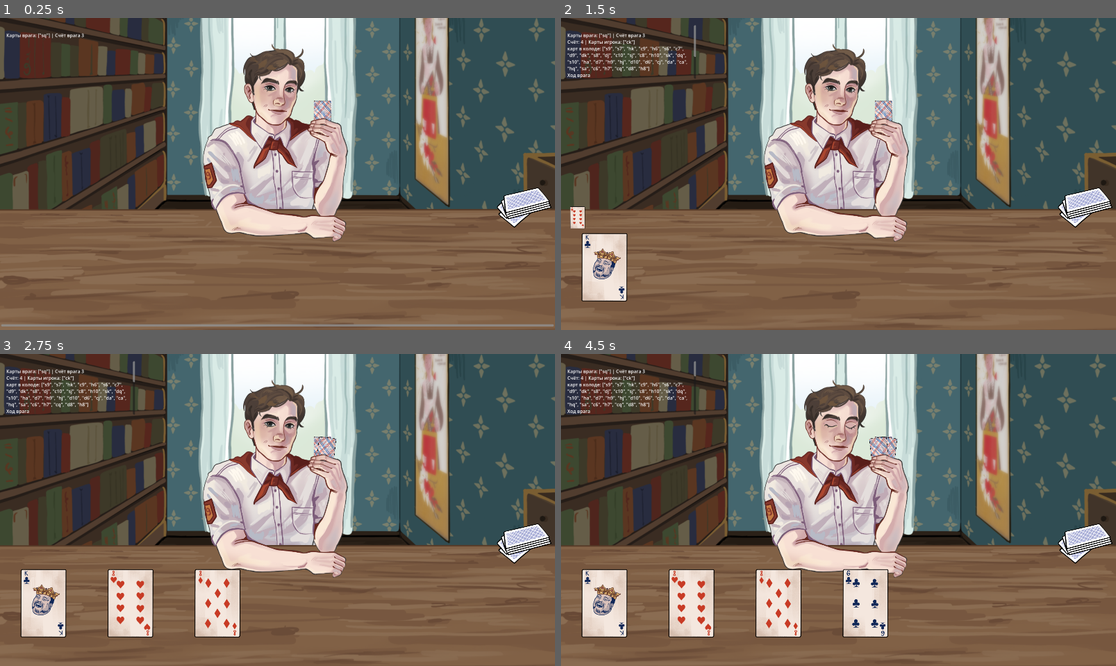
Above: before the commit, frames 1-4 (two rows, left to right).
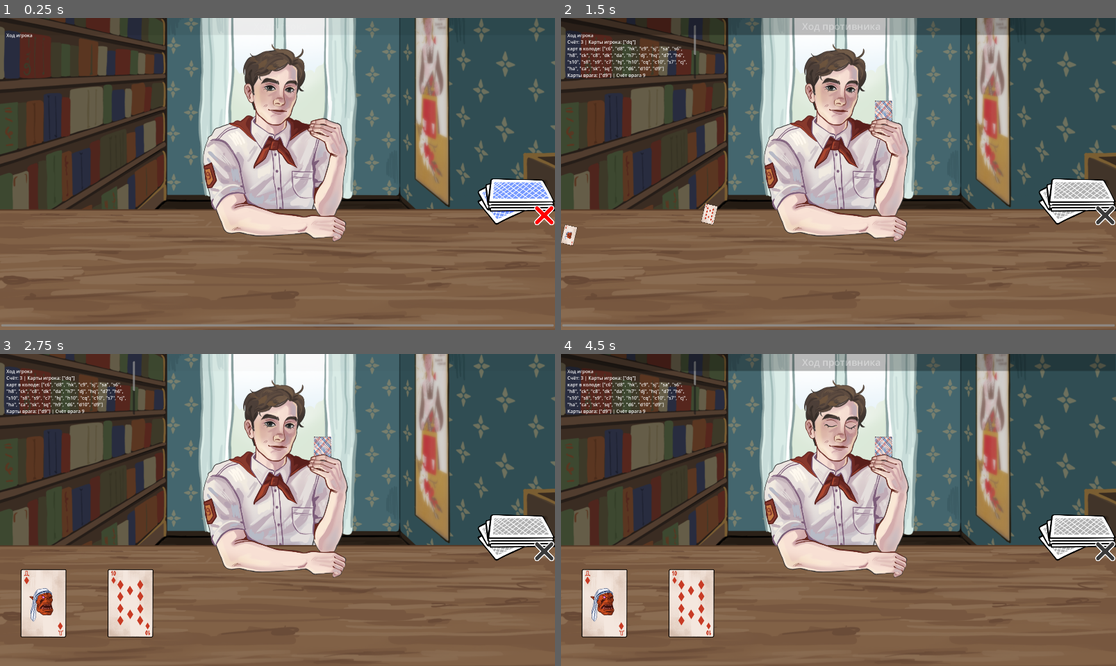
Above: after the commit, the same moments.

Repository: uksu5/cardgamegodot
Game: Godot game, scene res://main_scene.tscn
Two runs of this game, one before a commit and one after it. Both use one fixed random seed, a clock stepped at 60 frames per second and the inputs below.
Inputs (mouse positions are in pixels of both pictures, inside the frame that each line leads up to; where the layout moved, square brackets give the same spot in the first picture):
- Up to frame 1 (0.25 s): no input
- Up to frame 2 (1.5 s): click (1082, 205) at 0.52 s; click (1077, 198) [1082, 205] at 1.25 s
- Up to frame 3 (2.75 s): click (521, 541) at 2.02 s
- Up to frame 4 (4.5 s): click (1104, 550) [1082, 541] at 3.5 s

The runs differ from the first frame. In frame 1, 1.8% of the frame differs, in the area x 1-100%, y 4-68%; in frame 2, 8.0%; in frame 3, 4.8%; in frame 4, 9.6%, in the area x 0-100%, y 0-91%.

Commit message:
turn bar, skip turn button, minor improvements

Diff:
--- /dev/null
+++ b/DeckButtonsScript.gd
@@ -0,0 +1,23 @@
+extends Node
+@onready var cards_controller = $"../CardController"
+
+func _ready() -> void:
+	var mat = ShaderMaterial.new()
+	mat.shader = preload("res://shaders/grayscale.gdshader")
+	for button in get_children():
+		button.material = mat
+
+func _process(delta: float):
+	if cards_controller.current_turn == "player":
+		disable_buttons(false)
+	else:
+		disable_buttons(true)
+
+
+func disable_buttons(bool):
+	for button in get_children():
+		button.disabled = bool
+		if bool:
+			button.material.set_shader_parameter("saturation", 0.0)
+		else:
+			button.material.set_shader_parameter("saturation", 7.0)
--- /dev/null
+++ b/EndScreen.tscn
@@ -0,0 +1,27 @@
+[gd_scene format=3 uid="uid://dwp8c2dv63nw8"]
+
+[ext_resource type="Texture2D" uid="uid://dcdbbny1d60jj" path="res://Sprites/banners/win_banner.PNG" id="1_ekb8w"]
+
+[node name="Control" type="Control" unique_id=1706940044]
+layout_mode = 3
+anchors_preset = 15
+anchor_right = 1.0
+anchor_bottom = 1.0
+grow_horizontal = 2
+grow_vertical = 2
+
+[node name="CanvasLayer" type="CanvasLayer" parent="." unique_id=1953474717]
+
+[node name="ColorRect" type="ColorRect" parent="CanvasLayer" unique_id=1302544628]
+offset_right = 40.0
+offset_bottom = 40.0
+scale = Vector2(48.06748, 27.093596)
+color = Color(0, 0, 0, 0.42745098)
+
+[node name="TextureRect" type="TextureRect" parent="CanvasLayer" unique_id=1816457500]
+offset_left = 448.99997
+offset_top = 89.0
+offset_right = 1755.0
+offset_bottom = 779.0
+scale = Vector2(0.7443923, 0.7443923)
+texture = ExtResource("1_ekb8w")
--- a/Scripts/Cards/CardController_Script.gd
+++ b/Scripts/Cards/CardController_Script.gd
@@ -7,8 +7,9 @@
 var cards_deck = BaseCards.CARDS_DECK52.duplicate()
 @onready var logging_box = $"../Log label"
 @onready var hbox_container = $"../CardsContainer/HBoxContainer"
-@onready var give_card_button_script = $"../Give card button"
+@onready var give_card_button_script = $"../Deck Buttons/CardsDeckButton"
 @onready var enemy_cards_container = $"../EnemyCardsContainer"
+@onready var turn_banner = $"../Turn Banner"
 
 var enemy_cards:= []
 var enemy_score := 0
@@ -18,6 +19,20 @@
 
 enum Actions {HIT, STAND}
 enum Turn {PLAYER, ENEMY}
+
+var last_player_action = ""
+var last_enemy_action = ""
+
+var current_turn = ""
+
+func _process(delta):
+	if player_score == 21 and enemy_score != 21:
+		print("победа игрока")
+	elif player_score and enemy_score == 21:
+		print("ничья")
+	elif enemy_score == 21 and player_score != 21:
+		print("победа врага")
+
 
 func _ready():
 	cards_deck.shuffle()
@@ -32,7 +47,8 @@
 		Turn.PLAYER: player_turn()
 
 func enemy_turn():
-
+	current_turn = "enemy"
+	turn_banner.fade_in_out("enemy")
 	if len(enemy_cards) == 0:
 		take_card_enemy()
 		return
@@ -98,6 +114,8 @@
 	return sim_enemy_score > sim_player_score
 
 func player_turn():
+	current_turn = "player"
+	turn_banner.fade_in_out("player")
 	logging_box.add_log("Ход игрока")
 
 # ШТУЧКИ
@@ -112,10 +130,12 @@
 	enemy_score = get_score(enemy_cards)
 	logging_box.add_log("Карты врага: " + str(enemy_cards) + " | Счёт врага " + str(enemy_score))
 	add_enemy_card_on_screen()
+	last_enemy_action = "hit"
+	player_turn()
 
 func stand_enemy():
+	last_enemy_action = "stand"
 	player_turn()
-
 
 func take_card_player():
 	if cards_deck:
@@ -125,34 +145,18 @@
 		logging_box.add_log("Счёт: " + str(player_score) + " | Карты игрока: " + str(player_cards))
 		logging_box.add_log("карт в колоде: " + str(cards_deck))
 		add_card_on_screen(card)
+		last_player_action = "hit"
 		enemy_turn()
 	else:
 		print("колода пуста")
 
+func stand_player():
+	logging_box.add_log("Игрок пропустил ход")
+	last_player_action = "stand"
+	enemy_turn()
 
 func add_card_on_screen(card):
-	var card_sprite = TextureRect.new()
-	# загрузка текстуры
-	var tex_path = "res://sprites/cards/" + card + ".png"
-	card_sprite.texture = load(tex_path)
-
-	card_sprite.custom_minimum_size = Vector2(297, 497)
-	card_sprite.expand_mode = TextureRect.EXPAND_IGNORE_SIZE
-	card_sprite.stretch_mode = TextureRect.STRETCH_KEEP_ASPECT_CENTERED
-
-	# добавление во временного родителя для анимации
-	give_card_button_script.add_child(card_sprite)
-
-	card_sprite.global_position = Vector2(100, 500)
-
-	var tween = create_tween()
-	tween.tween_property(card_sprite, "global_position", hbox_container.global_position, 0.5)\
-		.set_trans(Tween.TRANS_QUINT).set_ease(Tween.EASE_OUT)
-
-	await tween.finished
-
-	give_card_button_script.remove_child(card_sprite)
-	hbox_container.add_child(card_sprite)
+	give_card_button_script.add_card_on_screen(card)
 
 func add_enemy_card_on_screen():
 	enemy_cards_container.add_enemy_card_on_screen()
--- a/Scripts/CardsDeckButton.gd
+++ b/Scripts/CardsDeckButton.gd
@@ -1,12 +1,41 @@
 extends TextureButton
 
-@onready var CardController = $"../Enemy Card Control"
-@onready var hbox_container = $"../CardsContainer/HBoxContainer"
+@onready var CardController = $"../../CardController"
+@onready var hbox_container = $"../../CardsContainer/HBoxContainer"
 @onready var logging_box = $"../Log label"
 
 func _ready():
-	pass
+	#BitMap - класс хранящий монохромные изображения, здесь используется для создания маски
 
+	var texture = texture_normal.get_image()
+	var bitmap = BitMap.new()
+	# все что прозрачнее 0.5 - игнорируется
+	bitmap.create_from_image_alpha(texture, 0.5)
+	texture_click_mask = bitmap
 func _on_button_down():
 	CardController.take_card_player()
-# Появление карты на экране
+
+
+func add_card_on_screen(card):
+	var card_sprite = TextureRect.new()
+	# загрузка текстуры
+	var tex_path = "res://sprites/cards/" + card + ".png"
+	card_sprite.texture = load(tex_path)
+
+	card_sprite.custom_minimum_size = Vector2(297, 497)
+	card_sprite.expand_mode = TextureRect.EXPAND_IGNORE_SIZE
+	card_sprite.stretch_mode = TextureRect.STRETCH_KEEP_ASPECT_CENTERED
+
+	# добавление во временного родителя для анимации
+	add_child(card_sprite)
+
+	card_sprite.global_position = global_position
+
+	var tween = create_tween()
+	tween.tween_property(card_sprite, "global_position", hbox_container.global_position, 1.0)\
+		.set_trans(Tween.TRANS_QUINT).set_ease(Tween.EASE_OUT)
+
+	await tween.finished
+
+	remove_child(card_sprite)
+	hbox_container.add_child(card_sprite)
--- a/Scripts/LogLabel_Script.gd
+++ b/Scripts/LogLabel_Script.gd
@@ -1,5 +1,4 @@
 extends RichTextLabel
-
 
 func add_log(text):
 	newline()
--- /dev/null
+++ b/main_scene.gd
@@ -0,0 +1,6 @@
+extends Node2D
+
+var end_screen = preload("res://EndScreen.tscn").instantiate()
+
+#func _ready():
+#	add_child(end_screen)
--- a/main_scene.tscn
+++ b/main_scene.tscn
@@ -1,6 +1,7 @@
 [gd_scene format=3 uid="uid://cq58ty4uatjvv"]
 
 [ext_resource type="Texture2D" uid="uid://backhm4mlixux" path="res://Sprites/bg/Background.PNG" id="1_0f027"]
+[ext_resource type="Script" uid="uid://crb42a1chb025" path="res://main_scene.gd" id="1_mo76n"]
 [ext_resource type="Texture2D" uid="uid://dqq7lrhsvyeha" path="res://Sprites/bg/table.PNG" id="2_2c62f"]
 [ext_resource type="Texture2D" uid="uid://dnw58hcr031ij" path="res://Sprites/bratishnik/blinking_bratishkin1.PNG" id="3_8mm7a"]
 [ext_resource type="Texture2D" uid="uid://d38gdbwbdfv35" path="res://Sprites/bratishnik/blinking_bratishkin2.PNG" id="4_hq1ik"]
@@ -10,8 +11,12 @@
 [ext_resource type="Texture2D" uid="uid://m2xpgqm2fc5l" path="res://Sprites/Buttons/card_deck.PNG" id="8_7ycvg"]
 [ext_resource type="Texture2D" uid="uid://cy12i1xefqscf" path="res://Sprites/bratishnik/IMG_1828.PNG" id="10_qwutr"]
 [ext_resource type="Script" uid="uid://ci2gwmpupj34y" path="res://Scripts/CardsDeckButton.gd" id="10_wr18j"]
+[ext_resource type="Texture2D" uid="uid://dk7lc805urhjp" path="res://Sprites/Buttons/Stand_Button.PNG" id="11_42l1d"]
 [ext_resource type="Script" uid="uid://40vfowku2xup" path="res://Scripts/LogLabel_Script.gd" id="11_qwutr"]
+[ext_resource type="Script" uid="uid://bh1767cbwd4pn" path="res://stand_button_script.gd" id="12_2jcla"]
 [ext_resource type="Script" uid="uid://imnpr0epogpf" path="res://Scripts/Cards/EnemyCardsController_Script.gd" id="13_mo76n"]
+[ext_resource type="Script" uid="uid://chvsmephhss8r" path="res://DeckButtonsScript.gd" id="13_u0ygc"]
+[ext_resource type="Script" uid="uid://de854o1rr2xnr" path="res://turn_banner_script.gd" id="16_m35m6"]
 
 [sub_resource type="SpriteFrames" id="SpriteFrames_66tet"]
 animations = [{
@@ -38,7 +43,13 @@
 "speed": 5.0
 }]
 
+[sub_resource type="LabelSettings" id="LabelSettings_m35m6"]
+font_size = 33
+shadow_size = 5
+shadow_offset = Vector2(1.22, 1)
+
 [node name="main_scene" type="Node2D" unique_id=474606885]
+script = ExtResource("1_mo76n")
 
 [node name="BG" type="Sprite2D" parent="." unique_id=1293303914]
 position = Vector2(960, 540)
@@ -79,20 +90,8 @@
 layout_mode = 2
 accessibility_name = "HBoxContainer"
 
-[node name="Enemy Card Control" type="Node" parent="." unique_id=1321705652]
+[node name="CardController" type="Node" parent="." unique_id=1321705652]
 script = ExtResource("7_671wp")
-
-[node name="Give card button" type="TextureButton" parent="." unique_id=1172749135]
-offset_left = 1680.517
-offset_top = 525.0
-offset_right = 2494.8494
-offset_bottom = 1316.8312
-scale = Vector2(0.32177934, 0.32177934)
-tooltip_text = "Взять карту"
-button_mask = 3
-texture_normal = ExtResource("8_7ycvg")
-stretch_mode = 3
-script = ExtResource("10_wr18j")
 
 [node name="EnemyHand" type="Sprite2D" parent="." unique_id=653452926]
 z_index = 1
@@ -120,4 +119,63 @@
 script = ExtResource("13_mo76n")
 spacing_x = 9.0
 
-[connection signal="button_down" from="Give card button" to="Give card button" method="_on_button_down"]
+[node name="Turn Banner" type="Control" parent="." unique_id=53663337]
+layout_mode = 3
+anchors_preset = 10
+anchor_right = 1.0
+grow_horizontal = 2
+script = ExtResource("16_m35m6")
+transparency = 0.4
+interval = 0.2
+
+[node name="Black Transparent Line" type="ColorRect" parent="Turn Banner" unique_id=1570797696]
+layout_mode = 0
+offset_left = -1.0
+offset_top = -1.0
+offset_right = 1919.0
+offset_bottom = 59.0
+color = Color(0, 0, 0, 0.7137255)
+
+[node name="Turn Label" type="Label" parent="Turn Banner" unique_id=106157162]
+layout_mode = 0
+offset_left = 794.0
+offset_top = 5.0
+offset_right = 1147.0
+offset_bottom = 51.0
+text = "Ход игрока"
+label_settings = SubResource("LabelSettings_m35m6")
+horizontal_alignment = 1
+clip_text = true
+
+[node name="Deck Buttons" type="Node" parent="." unique_id=2105797692]
+script = ExtResource("13_u0ygc")
+
+[node name="CardsDeckButton" type="TextureButton" parent="Deck Buttons" unique_id=1172749135]
+offset_left = 1650.0001
+offset_top = 430.00006
+offset_right = 2930.662
+offset_bottom = 1594.7576
+rotation = 0.2364846
+scale = Vector2(0.2787876, 0.2787876)
+tooltip_text = "Взять карту"
+button_mask = 3
+texture_normal = ExtResource("8_7ycvg")
+ignore_texture_size = true
+stretch_mode = 0
+script = ExtResource("10_wr18j")
+
+[node name="Stand button" type="TextureButton" parent="Deck Buttons" unique_id=535769381]
+offset_left = 1845.0
+offset_top = 645.0
+offset_right = 2116.8472
+offset_bottom = 916.84686
+scale = Vector2(0.2787876, 0.2787876)
+tooltip_text = "Взять карту"
+button_mask = 3
+texture_normal = ExtResource("11_42l1d")
+ignore_texture_size = true
+stretch_mode = 0
+script = ExtResource("12_2jcla")
+
+[connection signal="button_down" from="Deck Buttons/CardsDeckButton" to="Deck Buttons/CardsDeckButton" method="_on_button_down"]
+[connection signal="button_down" from="Deck Buttons/Stand button" to="Deck Buttons/Stand button" method="_on_button_down"]
--- /dev/null
+++ b/shaders/grayscale.gdshader
@@ -0,0 +1,10 @@
+shader_type canvas_item;
+
+uniform float saturation : hint_range(0.0, 1.0) = 1.0;
+
+void fragment() {
+    vec4 tex_color = texture(TEXTURE, UV);
+    float gray = dot(tex_color.rgb, vec3(0.299, 0.587, 0.114));
+    COLOR.rgb = mix(vec3(gray), tex_color.rgb, saturation);
+    COLOR.a = tex_color.a;
+}
--- /dev/null
+++ b/stand_button_script.gd
@@ -0,0 +1,15 @@
+extends TextureButton
+
+@onready var card_controller = $"../../CardController"
+
+func _ready():
+	#BitMap - класс хранящий монохромные изображения, здесь используется для создания маски
+
+	var texture = texture_normal.get_image()
+	var bitmap = BitMap.new()
+	# все что прозрачнее 0.5 - игнорируется
+	bitmap.create_from_image_alpha(texture, 0.5)
+	texture_click_mask = bitmap
+
+func _on_button_down() -> void:
+	card_controller.stand_player()
--- /dev/null
+++ b/turn_banner_script.gd
@@ -0,0 +1,21 @@
+extends Control
+@onready var turn_label = $"Turn Label"
+@export var transparency := 1.0
+@export var interval := 1.0
+
+func fade_in_out(turn):
+# скрипт запустится только после готовности узла
+	if not is_node_ready():
+		await ready
+	match turn:
+		"enemy":
+			turn_label.set_text("Ход противника")
+		"player":
+			turn_label.set_text("Ход игрока")
+	var tween = create_tween()
+	# прозрачность альфа-канала
+	modulate.a = 0
+	tween.tween_property(self, "modulate:a", transparency, 1.0)
+	# пауза
+	tween.tween_interval(interval)
+	tween.tween_property(self, "modulate:a", 0.0, 1.0)
Not shown, added: DeckButtonsScript.gd.uid
Binary file added: Sprites/Buttons/Stand_Button.PNG
Not shown, added: Sprites/Buttons/Stand_Button.PNG.import
Binary file added: Sprites/banners/win_banner.PNG
Not shown, added: Sprites/banners/win_banner.PNG.import
Not shown, added: main_scene.gd.uid
Not shown, added: shaders/grayscale.gdshader.uid
Not shown, added: stand_button_script.gd.uid
Not shown, added: turn_banner_script.gd.uid
